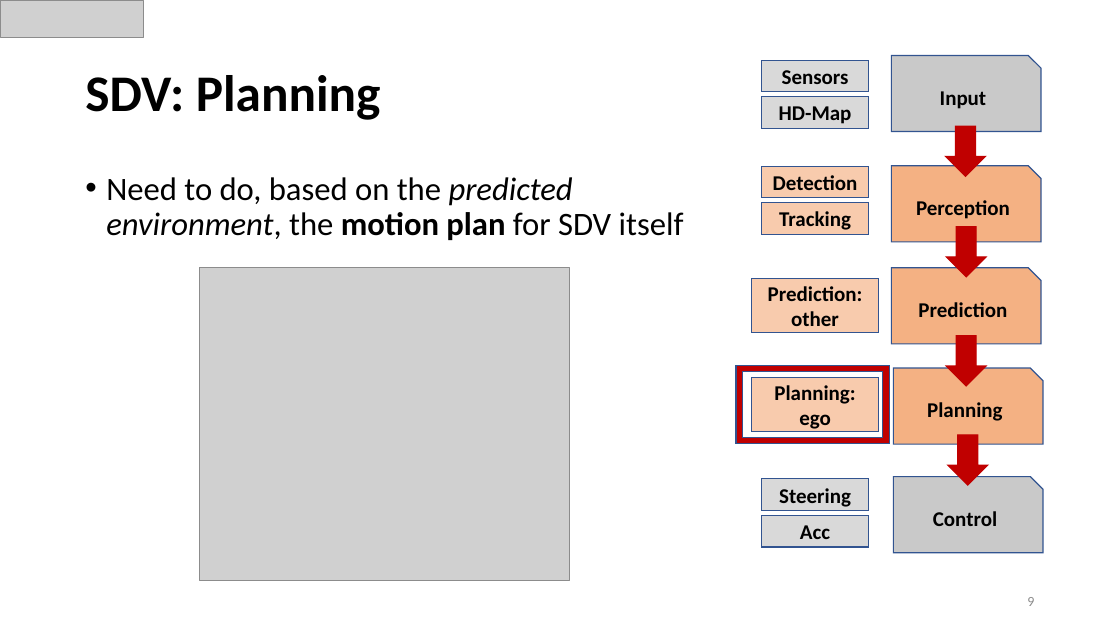
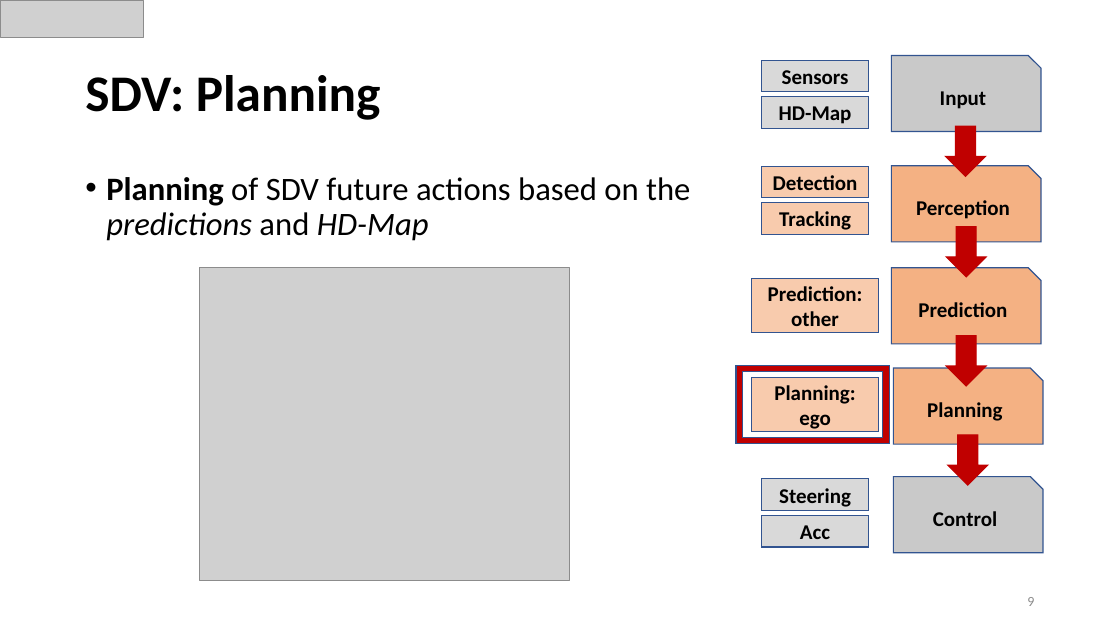
Before and after one commit to papermsucode/sirius2021tp, a slide deck: slide 9 of Presentations/Sirius_TP.pptx. Drawn at 1120x630 pixels with LibreOffice and Linux fonts; fonts in the diff are those of the drawing; grey boxes stand for pictures. Boxes give left, top, right and bottom in pixels: in the first picture for what was removed or moved away, otherwise in the second. Text is boxed around its words. In the diff, an @@ line names an element or a change of style, - is before the commit and + after.

```diff
--- a/Presentations/Sirius_TP.pptx
+++ b/Presentations/Sirius_TP.pptx
@@ text at [106, 177, 690, 241]: text changed @@
-• Need to do, based on the predicted environment, the motion plan for SDV itself
+• Planning of SDV future actions based on the predictions and HD-Map
```
Also in this commit, not shown: 10 other slides changed, 6 slides added, 1 slide removed.
